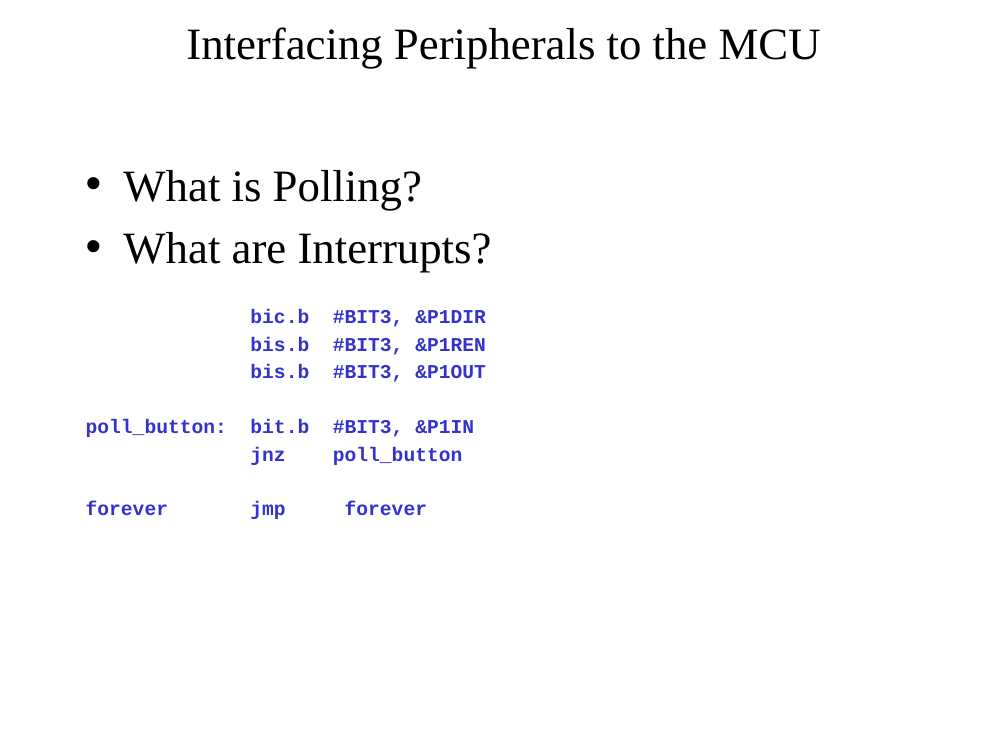
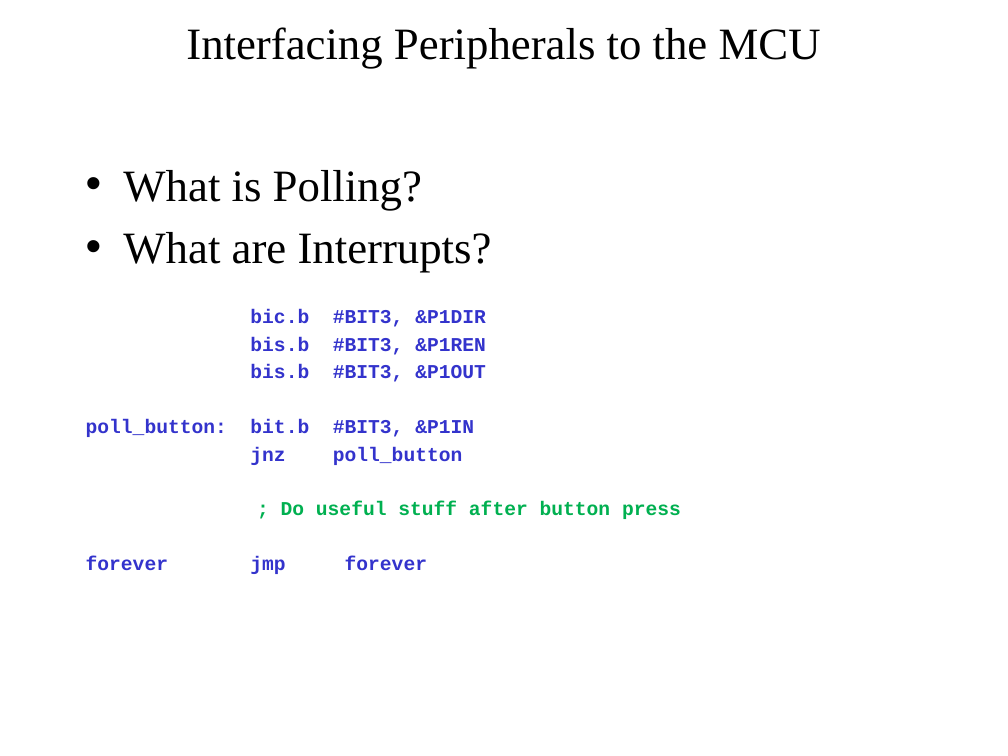
Before and after one commit to pw4rn3r/ECE382, a slide deck: slide 6 of notes/L14/Lsn14.pptx. Drawn at 1008x756 pixels with LibreOffice and Linux fonts; fonts in the diff are those of the drawing. Boxes give left, top, right and bottom in pixels: in the first picture for what was removed or moved away, otherwise in the second. Text is boxed around its words. In the diff, an @@ line names an element or a change of style, - is before the commit and + after.

```diff
--- a/notes/L14/Lsn14.pptx
+++ b/notes/L14/Lsn14.pptx
@@ text at <box>281,502,681,519</box>: paragraph added @@
+; Do useful stuff after button press
```
Also in this commit, not shown: 5 other slides changed, 1 slide added, 6 other files.
